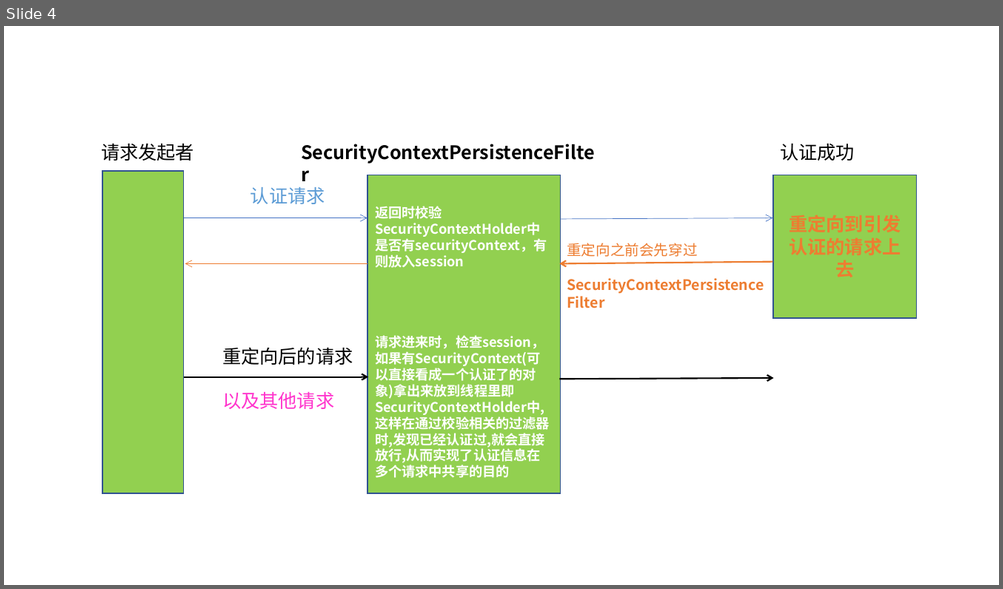
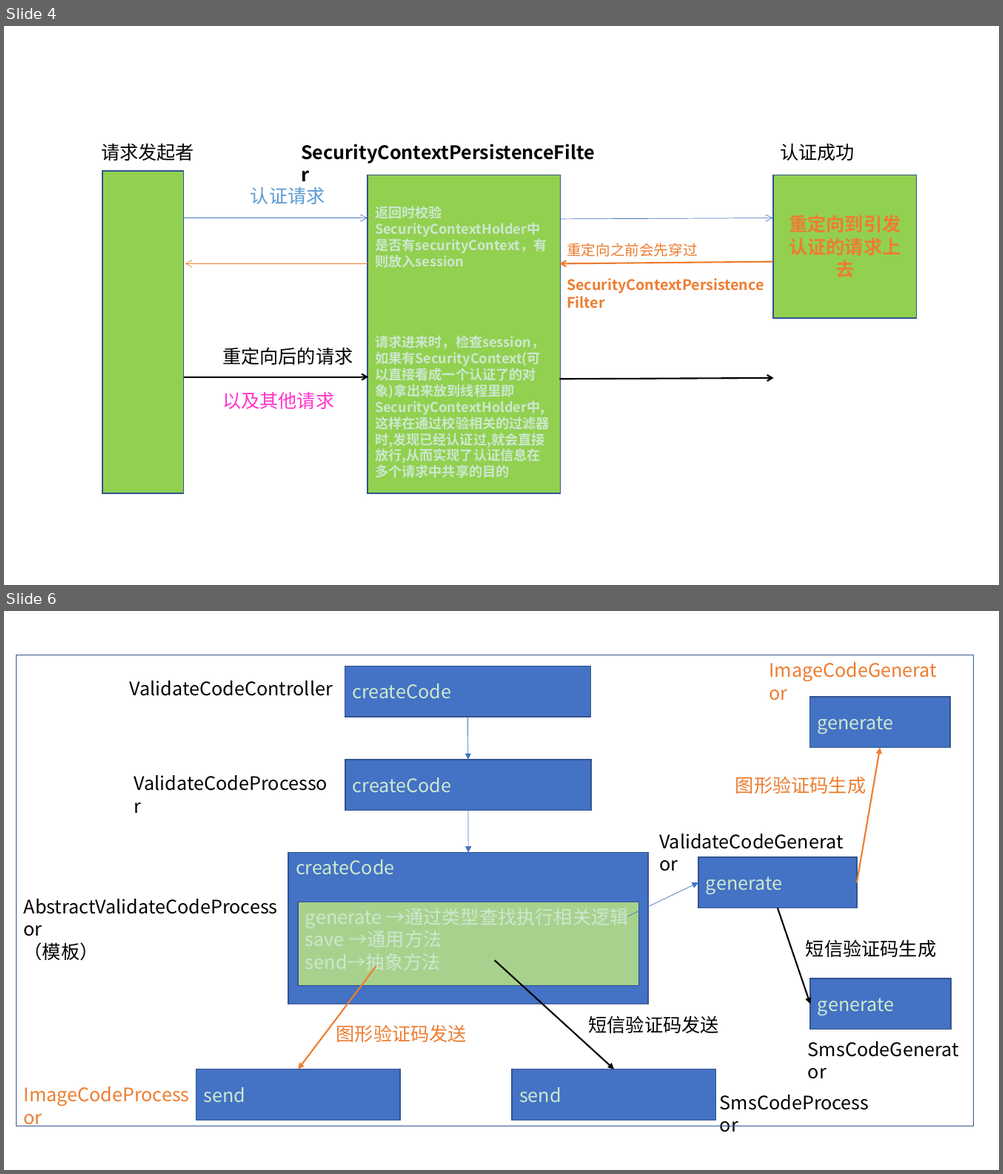
Before and after one commit to nieandsun/security, a slide deck: src/main/resources/docs/表单登陆认证、spring-security原理图.pptx. Shown one above the other, each under a label of ours: slide 4 before the commit, slides 4 and 6 after it; the slides between them are not shown. The pictures are 1003x589 and 1003x1174 pixels, drawn with LibreOffice and Linux fonts; fonts in the diff are those of the drawing. Boxes give left, top, right and bottom in pixels: in the first picture for what was removed or moved away, otherwise in the second. Text is boxed around its words. In the diff, an @@ line names an element or a change of style, - is before the commit and + after.

Commit message:
spring-security入门11---短信验证码(二)----重构---模板模式

```diff
--- a/src/main/resources/docs/表单登陆认证、spring-security原理图.pptx
+++ b/src/main/resources/docs/表单登陆认证、spring-security原理图.pptx
@@ slide 6 added at [4, 611, 999, 1170], background #CCE8CF @@
@@ rectangle added at [17, 655, 973, 1127], outline #325491 1 pt @@
@@ text added at [761, 655, 951, 685], 18 pt, text #ED7D31 @@
+ImageCodeGenerator
@@ rectangle added at [345, 667, 590, 717], fill #4472C4, outline #325491 1 pt, 18 pt, text #CCE8CF @@
+createCode
@@ text added at [130, 681, 333, 696], 18 pt, text #000000 @@
+ValidateCodeController
@@ rectangle added at [810, 697, 950, 748], fill #4472C4, outline #325491 1 pt, 18 pt, text #CCE8CF @@
+generate
@@ arrow added from (467, 717) to (468, 760), #4472C4 0.5 pt @@
@@ rectangle added at [345, 760, 590, 810], fill #4472C4, outline #325491 1 pt, 18 pt, text #CCE8CF @@
+createCode
@@ arrow added from (856, 883) to (880, 748), #ED7D31 1.5 pt @@
@@ text added at [127, 769, 338, 798], 18 pt, text #000000 @@
+ValidateCodeProcessor
@@ text added at [735, 777, 865, 794], 18 pt, text #ED7D31 @@
+图形验证码生成
@@ arrow added from (468, 810) to (468, 853), #4472C4 0.5 pt @@
@@ text added at [652, 826, 856, 857], 18 pt, text #000000 @@
+ValidateCodeGenerator
@@ rectangle added at [288, 853, 648, 1004], fill #4472C4, outline #325491 1 pt, 18 pt, text #CCE8CF @@
+createCode
@@ rectangle added at [699, 857, 856, 908], fill #4472C4, outline #325491 1 pt, 18 pt, text #CCE8CF @@
+generate
@@ arrow added from (628, 917) to (699, 883), #4472C4 0.5 pt @@
@@ rectangle added at [298, 902, 639, 985], fill #A9D18E, outline #325491 1 pt, 18 pt, text #CCE8CF @@
+generate →通过类型查找执行相关逻辑
+save →通用方法
+send→抽象方法
@@ arrow added from (778, 908) to (810, 1004), #000000 1.5 pt @@
@@ text added at [24, 943, 99, 961], 18 pt, text #000000 @@
+AbstractValidateCodeProcessor
+（模板）
@@ text added at [805, 940, 936, 957], 18 pt, text #000000 @@
+短信验证码生成
@@ arrow added from (494, 961) to (614, 1070), #000000 1.5 pt @@
@@ arrow added from (375, 967) to (298, 1070), #ED7D31 1.5 pt @@
@@ rectangle added at [810, 979, 950, 1030], fill #4472C4, outline #325491 1 pt, 18 pt, text #CCE8CF @@
+generate
@@ text added at [336, 1025, 466, 1042], 18 pt, text #ED7D31 @@
+图形验证码发送
@@ text added at [588, 1017, 718, 1034], 18 pt, text #000000 @@
+短信验证码发送
@@ text added at [800, 1035, 973, 1065], 18 pt, text #000000 @@
+SmsCodeGenerator
@@ rectangle added at [196, 1070, 399, 1121], fill #4472C4, outline #325491 1 pt, 18 pt, text #CCE8CF @@
+send
@@ rectangle added at [512, 1070, 716, 1121], fill #4472C4, outline #325491 1 pt, 18 pt, text #CCE8CF @@
+send
@@ text added at [17, 1080, 204, 1111], 18 pt, text #ED7D31 @@
+ImageCodeProcessor
@@ text added at [712, 1088, 882, 1118], 18 pt, text #000000 @@
+SmsCodeProcessor
@@ slide 4 changed as well @@
@@ background #FFFFFF to #CCE8CF @@
@@ rectangle "返回时校验SecurityContextHolder中是否有securityContext，有则放入session" at [367, 175, 560, 494]: text colour #FFFFFF to #CCE8CF @@
```
Also in this commit, not shown: 3 other slides changed, 1 other slide added, 12 other files.
